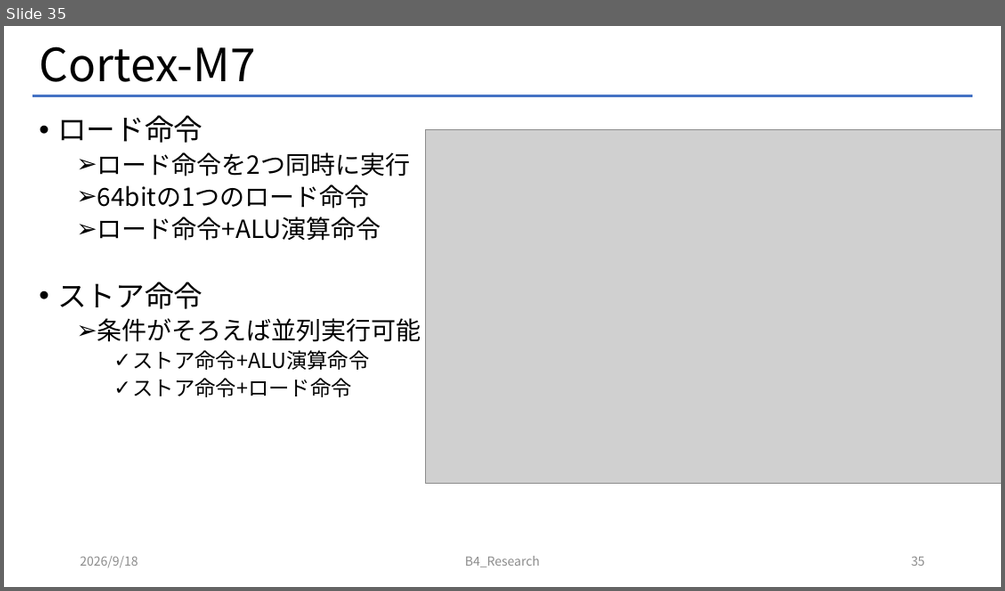
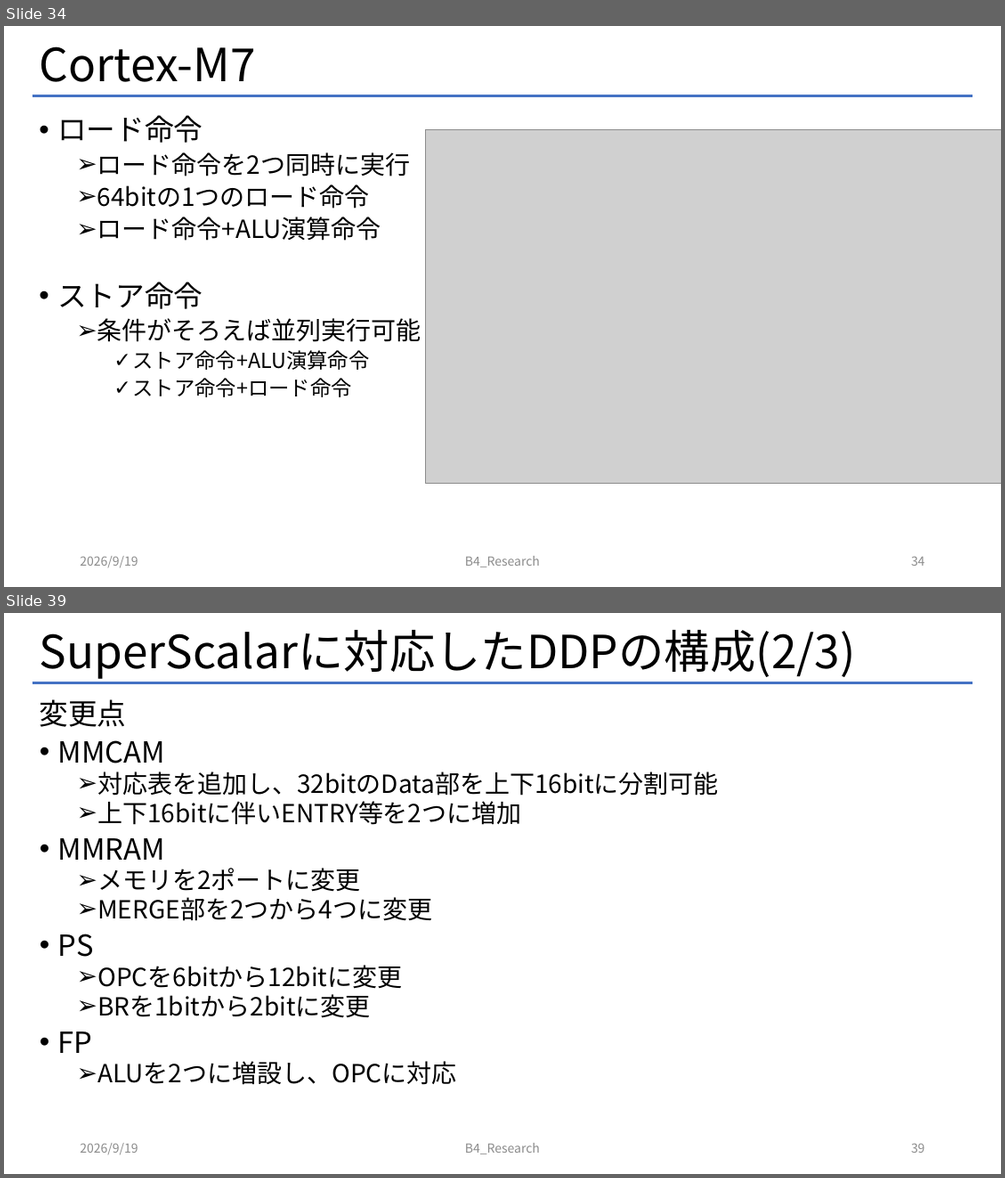
Before and after one commit to Mattya009/SuperScalar_DDP, a slide deck: DDP_SuperScalar.pptx. Shown one above the other, each under a label of ours: slide 35 before the commit, slides 34 and 39 after it; the slides between them are not shown. The pictures are 1005x591 and 1005x1178 pixels, drawn with LibreOffice and Linux fonts; fonts in the diff are those of the drawing; grey boxes stand for pictures. Boxes give left, top, right and bottom in pixels: in the first picture for what was removed or moved away, otherwise in the second. Text is boxed around its words. In the diff, an @@ line names an element or a change of style, - is before the commit and + after.

Commit message:
powerpointを編集 SuperScalar_DDPについての記載を追加

```diff
--- a/DDP_SuperScalar.pptx
+++ b/DDP_SuperScalar.pptx
@@ slide 39 added at [4, 613, 1001, 1174], background #FFFFFF; not listed: 1 template element that a slide beside it also shows @@
@@ title added at [40, 630, 856, 679], 44 pt, text #000000 @@
+SuperScalarに対応したDDPの構成(2/3)
@@ text added at [40, 699, 719, 1085], 24 pt, text #000000 @@
+変更点
+• MMCAM
+  ➢ 対応表を追加し、32bitのData部を上下16bitに分割可能
+  ➢ 上下16bitに伴いENTRY等を2つに増加
+• MMRAM
+  ➢ メモリを2ポートに変更
+  ➢ MERGE部を2つから4つに変更
+• PS
+  ➢ OPCを6bitから12bitに変更
+  ➢ BRを1bitから2bitに変更
+• FP
+  ➢ ALUを2つに増設し、OPCに対応
@@ text added at [80, 1143, 138, 1154], 12 pt, text #8C8C8C @@
+2026/9/19
@@ text added at [465, 1143, 540, 1154], 12 pt, text #8C8C8C @@
+B4_Research
@@ page number added at [911, 1143, 925, 1152], 12 pt, text #8C8C8C @@
+39
@@ what was slide 35 is now slide 34 @@
@@ page number at [911, 556, 925, 565]: text changed @@
-35
+34
```
Also in this commit, not shown: 71 other slides changed, 6 other slides added, 5 other files.
